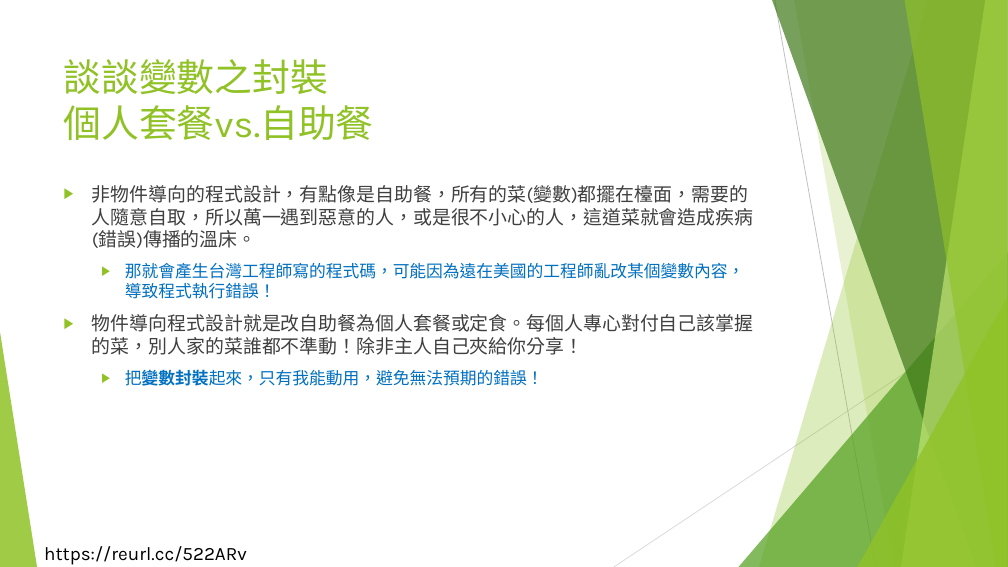
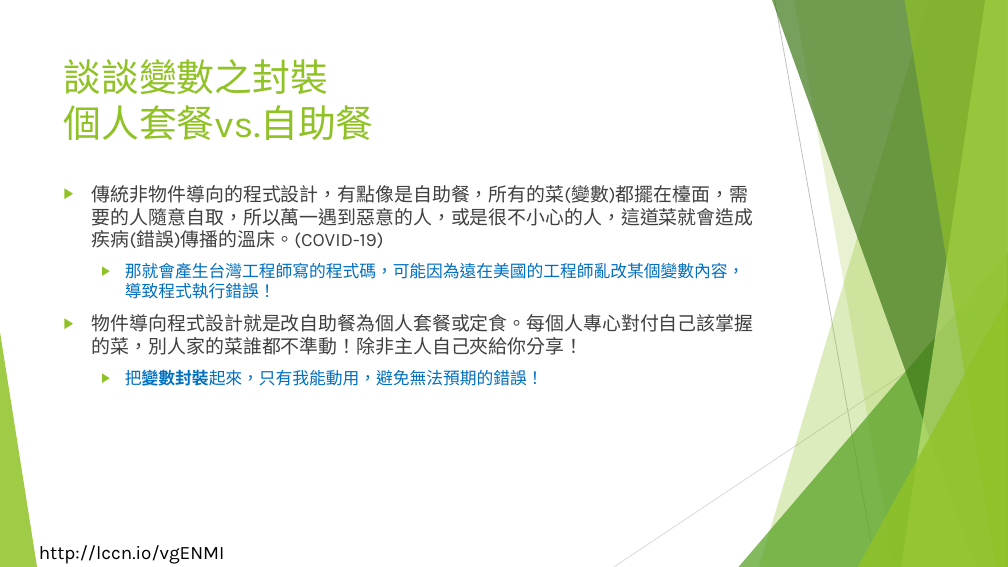
Before and after one commit to liulawsi/My_PPTs, a slide deck: slide 5 of LCC/Java/10_物件導向程式設計.pptx. Drawn at 1008x567 pixels with LibreOffice and Linux fonts; fonts in the diff are those of the drawing; background and template pictures are left out. Boxes give left, top, right and bottom in pixels: in the first picture for what was removed or moved away, otherwise in the second. Text is boxed around its words. In the diff, an @@ line names an element or a change of style, - is before the commit and + after.

```diff
--- a/LCC/Java/10_物件導向程式設計.pptx
+++ b/LCC/Java/10_物件導向程式設計.pptx
@@ text at [92,185,753,248]: text changed @@
-▶ 非物件導向的程式設計，有點像是自助餐，所有的菜(變數)都擺在檯面，需要的人隨意自取，所以萬一遇到惡意的人，或是很不小心的人，這道菜就會造成疾病(錯誤)傳播的溫床。
+▶ 傳統非物件導向的程式設計，有點像是自助餐，所有的菜(變數)都擺在檯面，需要的人隨意自取，所以萬一遇到惡意的人，或是很不小心的人，這道菜就會造成疾病(錯誤)傳播的溫床。(COVID-19)
@@ text added at [39,545,225,564], 18 pt, text #000000 @@
+http://lccn.io/vgENMI
@@ text removed at [44,546,247,565] @@
-https://reurl.cc/522ARv
```
Also in this commit, not shown: 39 other slides changed, 17 slides added, 7 other files.
